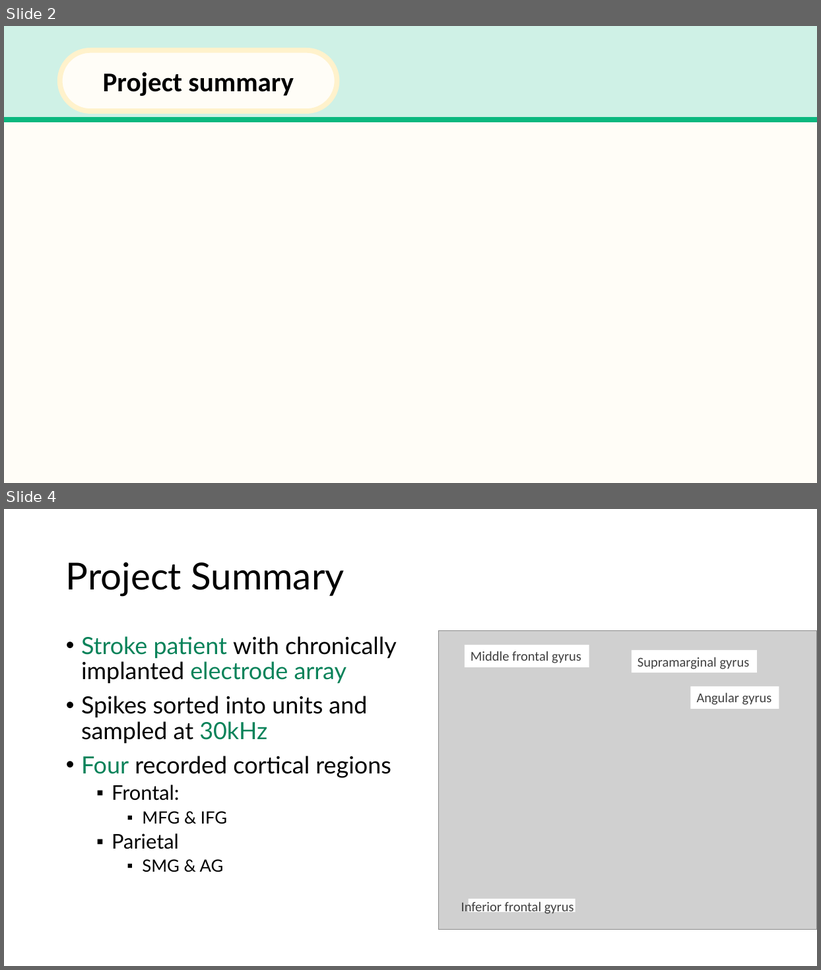
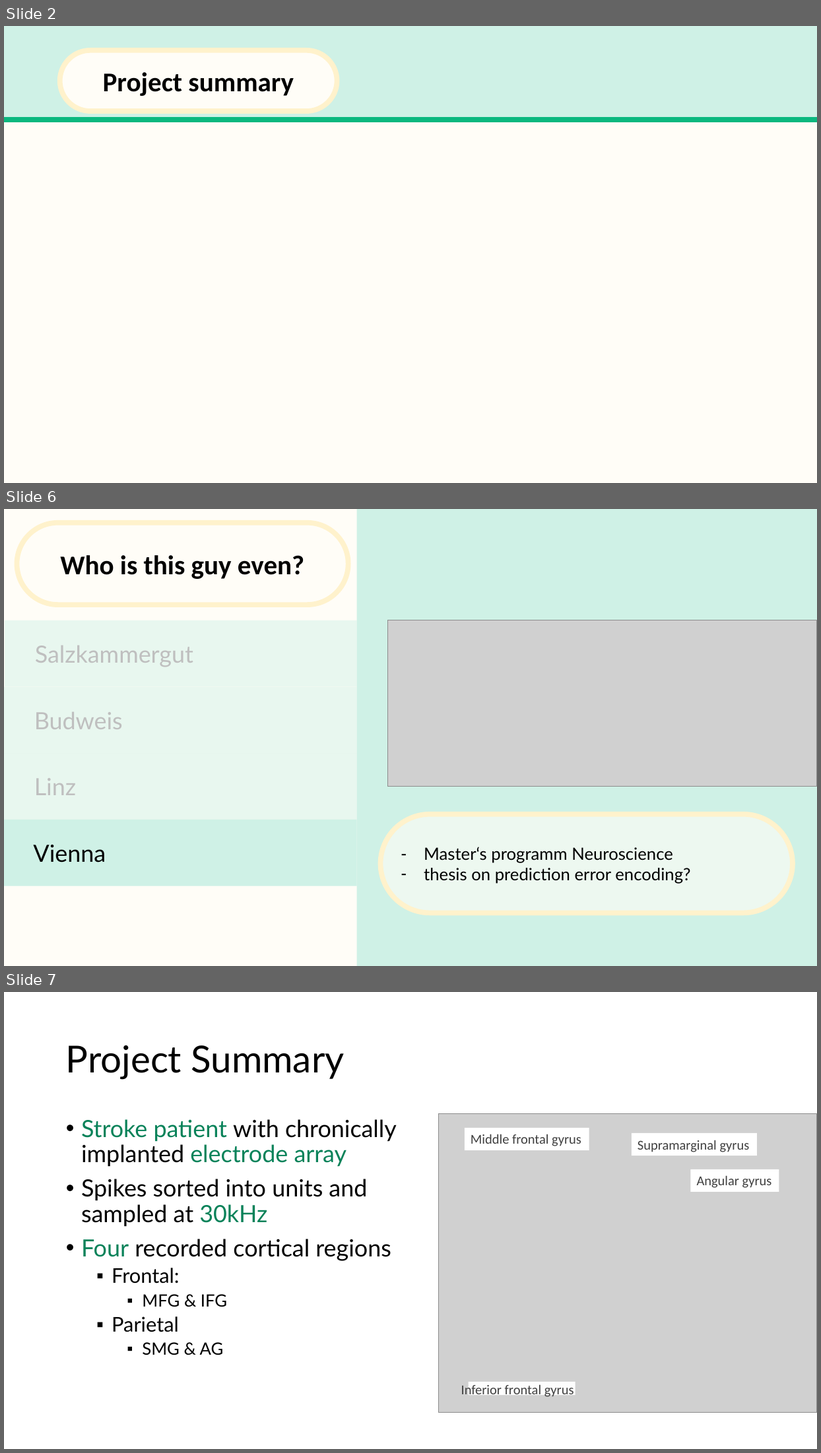
Before and after one commit to trNk27/Human_Data_Exploration, a slide deck: presentation/Prototype.pptx. Shown one above the other, each under a label of ours: slides 2 and 4 before the commit, slides 2, 6 and 7 after it; the slides between them are not shown. The pictures are 821x970 and 821x1453 pixels, drawn with LibreOffice and Linux fonts; fonts in the diff are those of the drawing; grey boxes stand for pictures; background and template pictures are left out. Boxes give left, top, right and bottom in pixels: in the first picture for what was removed or moved away, otherwise in the second. Text is boxed around its words. In the diff, an @@ line names an element or a change of style, - is before the commit and + after.

```diff
--- a/presentation/Prototype.pptx
+++ b/presentation/Prototype.pptx
@@ slide 6 added at box(4, 509, 817, 966), background #FFFDF7 @@
@@ rounded rectangle added at box(17, 523, 348, 605), fill #FFFDF7, outline #FFF2CC 6 pt, 32 pt, text #000000, bold @@
+Who is this guy even?
@@ rectangle added at box(357, 509, 817, 966), fill #CFF1E6 @@
@@ rectangle added at box(5, 621, 357, 687), fill #CFF1E6 at 46% opacity, 28 pt, text #BFBFBF @@
+Salzkammergut
@@ picture added at box(387, 621, 817, 787) @@
@@ text added at box(34, 712, 123, 729), 28 pt, text #BFBFBF @@
+Budweis
@@ rectangle added at box(4, 754, 357, 820), fill #CFF1E6 at 46% opacity, 28 pt, text #BFBFBF @@
+Linz
@@ rectangle added at box(4, 820, 357, 887), fill #CFF1E6, 28 pt, text #000000 @@
+Vienna
@@ rounded rectangle added at box(380, 815, 793, 914), fill #FFFDF7 at 64% opacity, outline #FFF2CC 6 pt, 20 pt, text #000000 @@
+– Master‘s programm Neuroscience
+– thesis on prediction error encoding?
@@ what was slide 4 is now slide 7 @@
```
Also in this commit, not shown: 5 slides changed, 4 other slides added, 1 slide removed, 2 other files.
